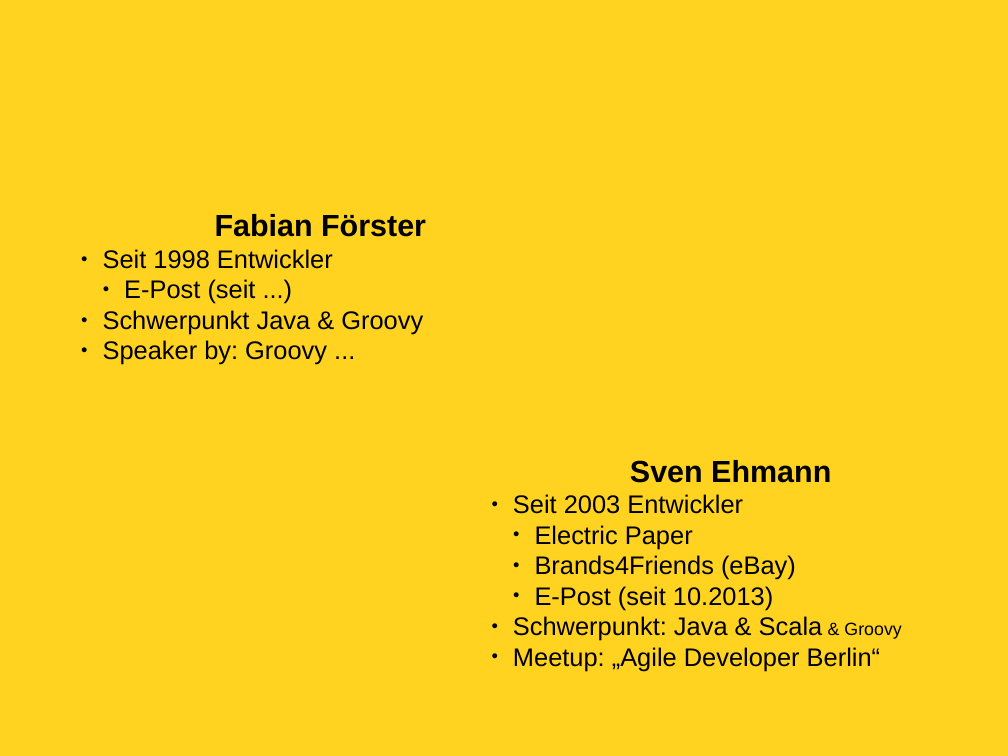
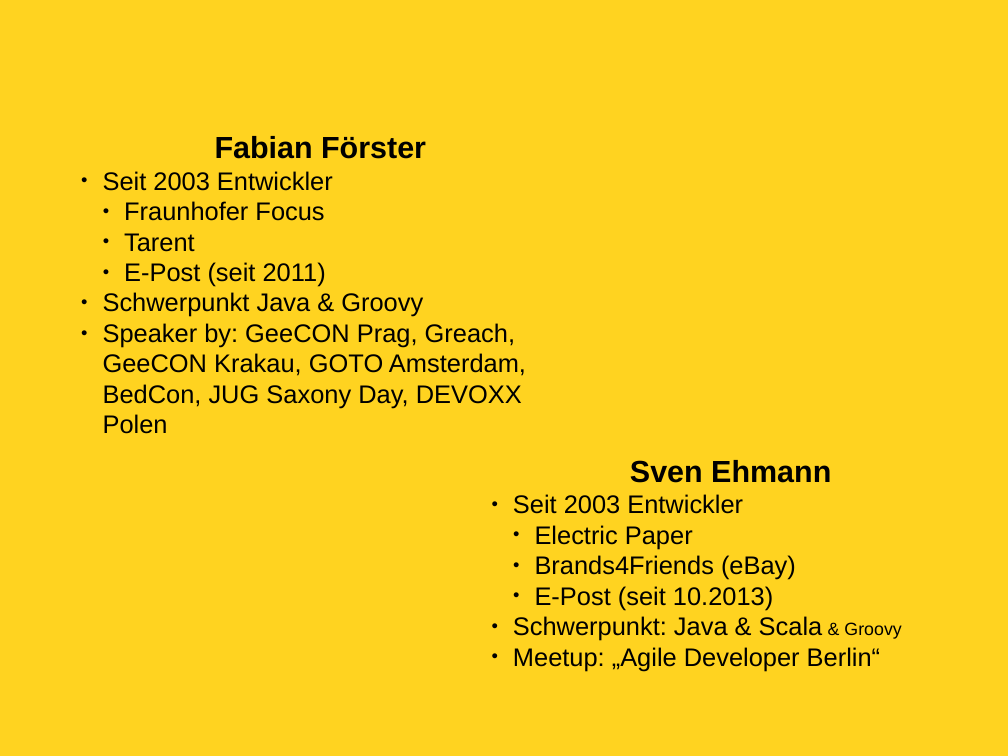
Before and after one commit to soehmann/academy, a slide deck: slide 2 of groovy-academy.odp. Drawn at 1008x756 pixels with LibreOffice and Linux fonts; fonts in the diff are those of the drawing; background and template pictures are left out. Boxes give left, top, right and bottom in pixels: in the first picture for what was removed or moved away, otherwise in the second. Text is boxed around its words. In the diff, an @@ line names an element or a change of style, - is before the commit and + after.

```diff
--- a/groovy-academy.odp
+++ b/groovy-academy.odp
@@ text "Fabian Förster": place and size @@
-text "Fabian Förster" at box(103, 214, 426, 365)
+text "Fabian Förster" at box(103, 136, 526, 434)
@@ text at box(103, 171, 333, 286): text changed @@
-● Seit 1998 Entwickler
-  ● E-Post (seit ...)
+● Seit 2003 Entwickler
+  ● Fraunhofer Focus
+  ● Tarent
+  ● E-Post (seit 2011)
@@ text at box(103, 323, 526, 434): text changed @@
-● Speaker by: Groovy ...
+● Speaker by: GeeCON Prag, Greach, GeeCON Krakau, GOTO Amsterdam, BedCon, JUG Saxony Day, DEVOXX Polen
```
Also in this commit, not shown: 1 other slide changed, 1 other file.
